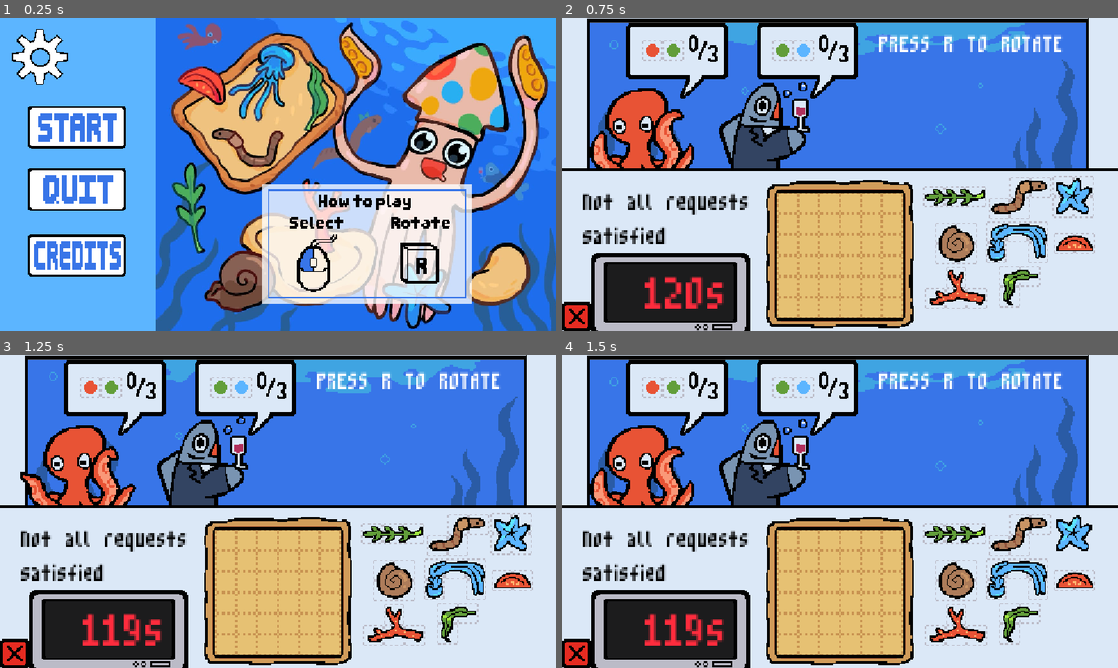
Above: before the commit, frames 1-4 (two rows, left to right).
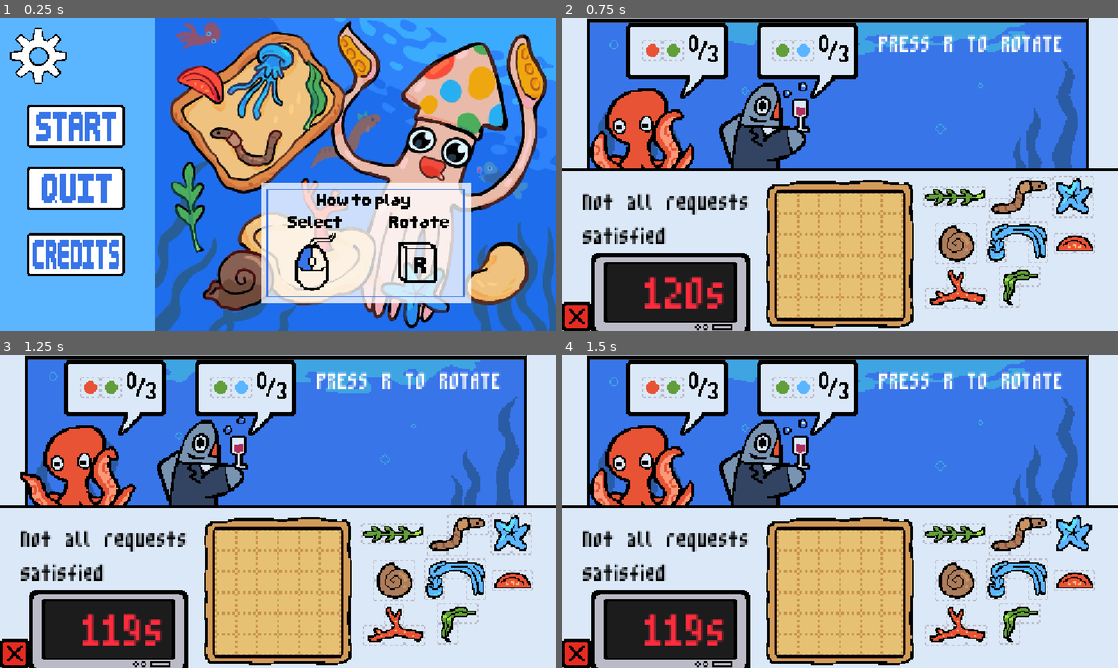
Above: after the commit, the same moments.

Repository: pavenpaven/gamejam-2026
Game: Godot game, scene res://Scenes/title.tscn
Same seed, same stepped clock (60 frames per second), same inputs: the game is played once before the commit and once after it.
Inputs (mouse positions are in pixels of both pictures, inside the frame that each line leads up to; where the layout moved, square brackets give the same spot in the first picture):
- Up to frame 1 (0.25 s): no input
- Up to frame 2 (0.75 s): click (634, 127) [639, 127] at 0.5 s
- Up to frame 3 (1.25 s): no input
- Up to frame 4 (1.5 s): tap R at 1.25, 1.35 s; move the mouse to (1062, 524) at 1.27 s; click (1062, 524) at 1.42 s

The runs differ from the first frame. In frame 1, 19% of the frame differs, in the area x 1-100%, y 0-100%; in frame 2, nothing differs; in frame 3, nothing differs; in frame 4, nothing differs.

Commit message:
added camera

Diff:
--- a/Scenes/title.tscn
+++ b/Scenes/title.tscn
@@ -26,6 +26,10 @@
 [node name="title" type="Node2D" unique_id=358625241]
 script = ExtResource("5_2qdx2")
 
+[node name="Camera2D" type="Camera2D" parent="." unique_id=818936521]
+position = Vector2(665, 496)
+offset = Vector2(-86, -170)
+
 [node name="side" type="Sprite2D" parent="." unique_id=960287751]
 position = Vector2(174.99998, 315.99997)
 scale = Vector2(1.1, 1.1)
